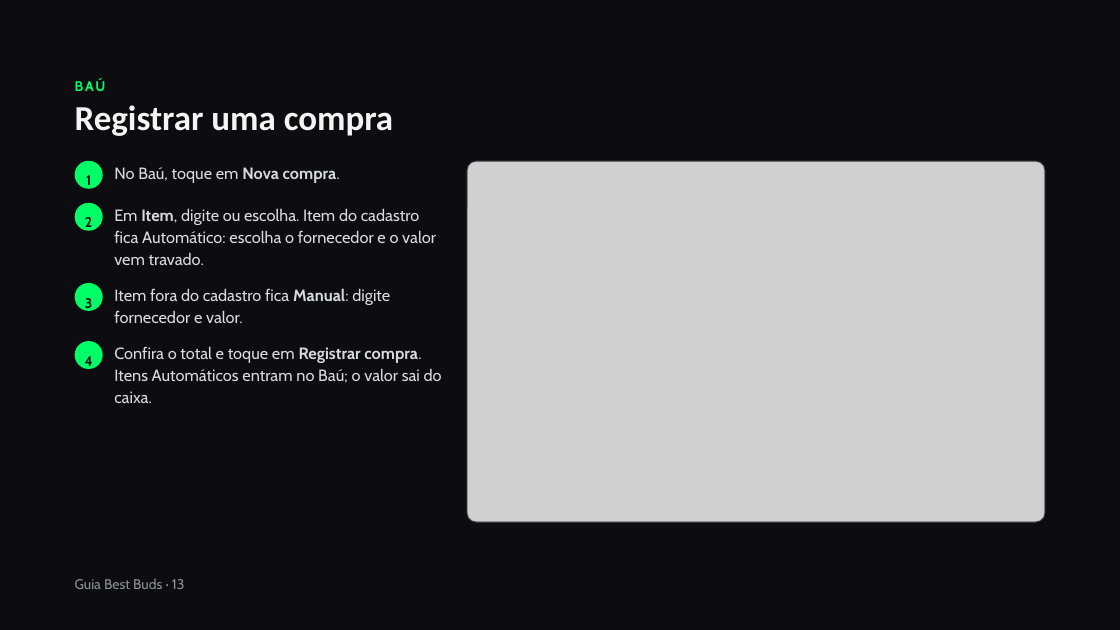
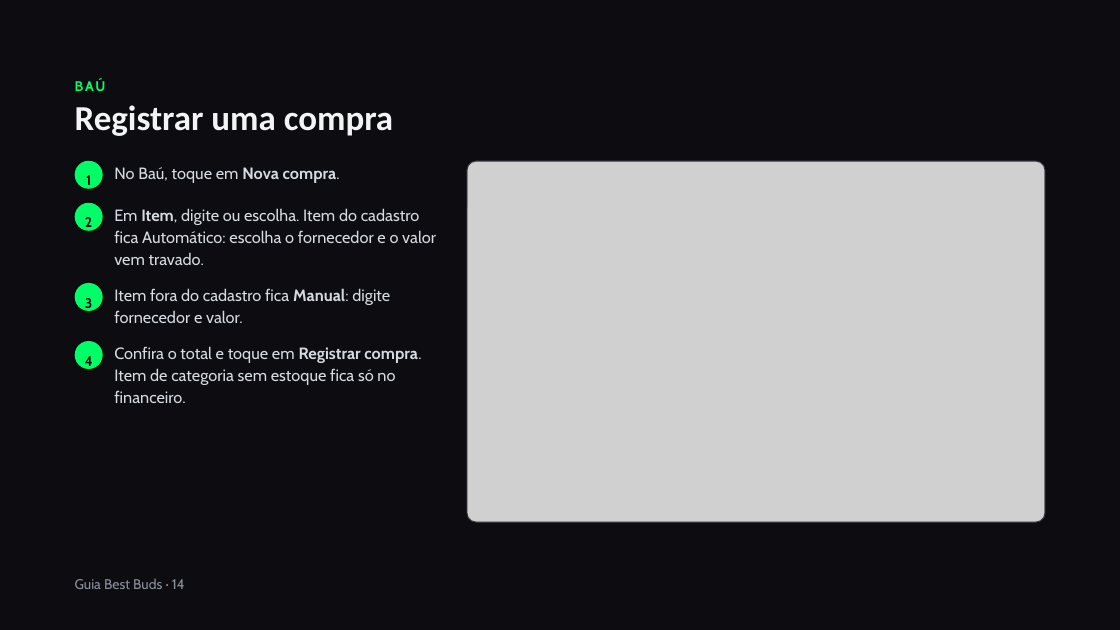
Before and after one commit to BESTBUDSOFC/BESTBUDS, a slide deck: slide 14 of docs/Guia_do_Sistema_Best_Buds.pptx (slide 13 before the commit). Drawn at 1120x630 pixels with LibreOffice and Linux fonts; fonts in the diff are those of the drawing; grey boxes stand for pictures. Boxes give left, top, right and bottom in pixels: in the first picture for what was removed or moved away, otherwise in the second. Text is boxed around its words. In the diff, an @@ line names an element or a change of style, - is before the commit and + after.

```diff
--- a/docs/Guia_do_Sistema_Best_Buds.pptx
+++ b/docs/Guia_do_Sistema_Best_Buds.pptx
@@ text at box(114, 346, 421, 403): text changed @@
-Confira o total e toque em Registrar compra. Itens Automáticos entram no Baú; o valor sai do caixa.
+Confira o total e toque em Registrar compra. Item de categoria sem estoque fica só no financeiro.
@@ text at box(75, 578, 185, 589): text changed @@
-Guia Best Buds · 13
+Guia Best Buds · 14
```
Also in this commit, not shown: 16 other slides changed, 2 slides added.
